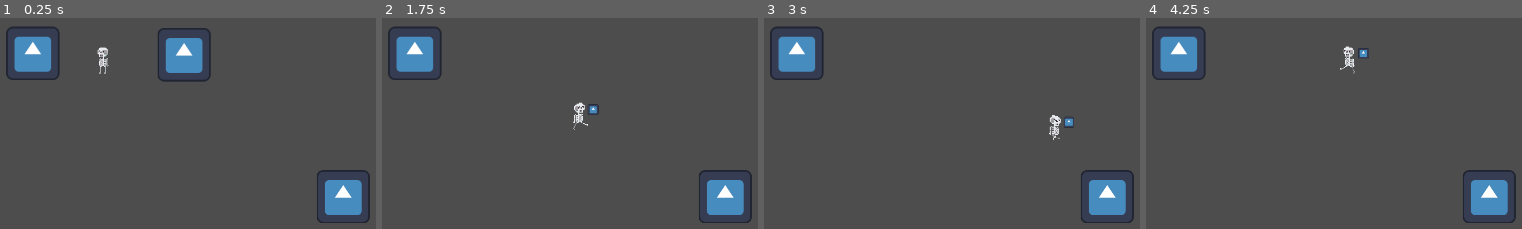
Above: before the commit, frames 1-4 (left to right).
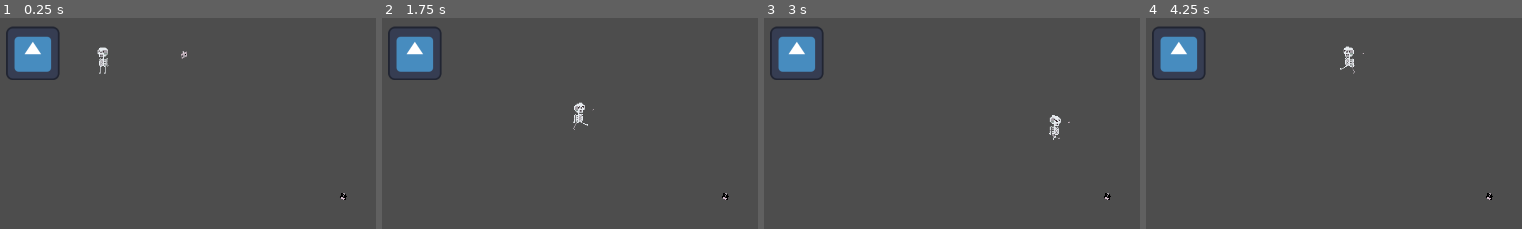
Above: after the commit, the same moments.

Repository: bruttosozial/FoundAndLost
Game: Godot game, scene res://Scenes/interaction_test.tscn
Two runs of this game, one before a commit and one after it. Both use one fixed random seed, a clock stepped at 60 frames per second and the inputs below. This scene is started directly instead of the project's main scene. The engine's default icon, where the game draws it, is replaced by a stand-in: a white triangle on a blue panel in a dark square.
Inputs:
- Up to frame 1 (0.25 s): no input
- Up to frame 2 (1.75 s): tap Enter at 0.5 s; hold D (right) 0.53-1.28 s; tap E (interact) at 0.6, 1.35 s; hold S (down) from 1.28 s (still down)
- Up to frame 3 (3 s): release S (down) at 2.03 s; hold D (right) 2.03-2.78 s; tap E (interact) at 2.1, 2.85 s; hold W (up) from 2.78 s (still down)
- Up to frame 4 (4.25 s): tap Space at 3.5 s; release W (up) at 3.53 s; hold Left (left) from 3.53 s (still down); tap E (interact) at 3.6 s; tap L (debug_switchscene) at 4.15 s

The runs differ from the first frame. In frame 1, 4.2% of the frame differs, in the area x 42-99%, y 4-98%; in frame 2, 2.1%; in frame 3, 2.1%; in frame 4, 2.1%.

Commit message:
Manual destroy
Also added item icons, they're tiny but i'm waiting to merge with noel's stuff to adjust scaling for stuff

Diff:
--- a/Data/Items/cartridge_item.tres
+++ b/Data/Items/cartridge_item.tres
@@ -1,12 +1,12 @@
 [gd_resource type="Resource" script_class="ItemResource" format=3 uid="uid://t5d7bud32jbp"]
 
 [ext_resource type="Script" uid="uid://gag8l24f5upt" path="res://Scripts/Interaction System/item_resource.gd" id="1_m2grb"]
-[ext_resource type="Texture2D" uid="uid://cbssrmergedy8" path="res://Assets/icon.svg" id="2_q8ogj"]
+[ext_resource type="Texture2D" uid="uid://doh5ou60si2a0" path="res://Assets/Items/ProjectorViewCartridge.png" id="1_q8ogj"]
 
 [resource]
 script = ExtResource("1_m2grb")
 name = "Cartridge"
-texture = ExtResource("2_q8ogj")
-broken_texture = ExtResource("2_q8ogj")
+texture = ExtResource("1_q8ogj")
+broken_texture = ExtResource("1_q8ogj")
 type = 2
 metadata/_custom_type_script = "uid://gag8l24f5upt"
--- a/Data/Items/cassette_item.tres
+++ b/Data/Items/cassette_item.tres
@@ -1,12 +1,12 @@
 [gd_resource type="Resource" script_class="ItemResource" format=3 uid="uid://dd83h02c8trhs"]
 
+[ext_resource type="Texture2D" uid="uid://cwdie4xchlk2" path="res://Assets/Items/ComputerViewCassete.png" id="1_6q6iy"]
 [ext_resource type="Script" uid="uid://gag8l24f5upt" path="res://Scripts/Interaction System/item_resource.gd" id="1_aai0n"]
-[ext_resource type="Texture2D" uid="uid://cbssrmergedy8" path="res://Assets/icon.svg" id="2_6q6iy"]
 
 [resource]
 script = ExtResource("1_aai0n")
 name = "Cassette"
-texture = ExtResource("2_6q6iy")
-broken_texture = ExtResource("2_6q6iy")
+texture = ExtResource("1_6q6iy")
+broken_texture = ExtResource("1_6q6iy")
 type = 0
 metadata/_custom_type_script = "uid://gag8l24f5upt"
--- a/Data/Items/film_reel_item.tres
+++ b/Data/Items/film_reel_item.tres
@@ -1,12 +1,12 @@
 [gd_resource type="Resource" script_class="ItemResource" format=3 uid="uid://dyvrvxreyy4mp"]
 
 [ext_resource type="Script" uid="uid://gag8l24f5upt" path="res://Scripts/Interaction System/item_resource.gd" id="1_o3bs7"]
-[ext_resource type="Texture2D" uid="uid://cbssrmergedy8" path="res://Assets/icon.svg" id="2_y0l4b"]
+[ext_resource type="Texture2D" uid="uid://dr3m0s0yh42ny" path="res://Assets/Items/BoomBoxViewFilmRoll.png" id="1_y0l4b"]
 
 [resource]
 script = ExtResource("1_o3bs7")
 name = "Film Reel"
-texture = ExtResource("2_y0l4b")
-broken_texture = ExtResource("2_y0l4b")
+texture = ExtResource("1_y0l4b")
+broken_texture = ExtResource("1_y0l4b")
 type = 3
 metadata/_custom_type_script = "uid://gag8l24f5upt"
--- a/Data/Items/floppy_disk_item.tres
+++ b/Data/Items/floppy_disk_item.tres
@@ -1,12 +1,12 @@
 [gd_resource type="Resource" script_class="ItemResource" format=3 uid="uid://dn4osqfp0ctc7"]
 
+[ext_resource type="Texture2D" uid="uid://cbkyyro8ogj4w" path="res://Assets/Items/BoomBoxViewFloppyDisc.png" id="1_33jhy"]
 [ext_resource type="Script" uid="uid://gag8l24f5upt" path="res://Scripts/Interaction System/item_resource.gd" id="1_sn3cn"]
-[ext_resource type="Texture2D" uid="uid://cbssrmergedy8" path="res://Assets/icon.svg" id="2_33jhy"]
 
 [resource]
 script = ExtResource("1_sn3cn")
 name = "Floppy Disk"
-texture = ExtResource("2_33jhy")
-broken_texture = ExtResource("2_33jhy")
+texture = ExtResource("1_33jhy")
+broken_texture = ExtResource("1_33jhy")
 type = 1
 metadata/_custom_type_script = "uid://gag8l24f5upt"
--- a/Scenes/Skelly.tscn
+++ b/Scenes/Skelly.tscn
@@ -66,8 +66,23 @@
 }, {
 "duration": 1.0,
 "texture": SubResource("AtlasTexture_68jnm")
+}, {
+"duration": 1.0,
+"texture": SubResource("AtlasTexture_hhh4n")
+}, {
+"duration": 1.0,
+"texture": SubResource("AtlasTexture_qu1li")
+}, {
+"duration": 1.0,
+"texture": SubResource("AtlasTexture_xd5bp")
+}, {
+"duration": 1.0,
+"texture": SubResource("AtlasTexture_68jnm")
+}, {
+"duration": 1.0,
+"texture": SubResource("AtlasTexture_hhh4n")
 }],
-"loop": 1,
+"loop": 0,
 "name": &"destroy",
 "speed": 5.0
 }, {
@@ -177,4 +192,5 @@
 scale = Vector2(1.96875, 1.96875)
 sprite_frames = SubResource("SpriteFrames_r5iys")
 animation = &"destroy"
-frame_progress = 0.21531177
+frame = 8
+frame_progress = 1.0
--- a/Scenes/item.tscn
+++ b/Scenes/item.tscn
@@ -10,6 +10,7 @@
 script = ExtResource("1_u06aw")
 
 [node name="Sprite2D" type="Sprite2D" parent="." unique_id=1042199959]
+texture_filter = 1
 texture = ExtResource("3_tnst4")
 
 [node name="CollisionShape2D" type="CollisionShape2D" parent="." unique_id=1290531663]
--- a/Scripts/Interaction System/interact_item.gd
+++ b/Scripts/Interaction System/interact_item.gd
@@ -1,5 +1,7 @@
 extends IInteractable
 class_name InteractItem
+
+@onready var sprite : Sprite2D = $Sprite2D
 
 @export var item_res : ItemResource
 @export var player : PlayerController
@@ -10,6 +12,7 @@
 # Called when the node enters the scene tree for the first time.
 func _ready() -> void:
 	interaction_text = "Pick up " + item_res.name
+	sprite.texture = item_res.texture
 
 # Called every frame. 'delta' is the elapsed time since the previous frame.
 func _process(delta: float) -> void:
--- a/Scripts/Interaction System/interact_station.gd
+++ b/Scripts/Interaction System/interact_station.gd
@@ -22,7 +22,7 @@
 		return
 	if(player.current_item):
 		if(player.current_item.type == station_res.type):
-			player.remove_item()
+			player.hide_item()
 			open_detail_window()
 		else:
 			player.show_feedback_help(incorrect_item_text)
@@ -41,8 +41,4 @@
 	instance.closed.connect(close_detail_window)
 
 func close_detail_window():
-	#TODO add destroying of media
-	player.destroy_item()
-
-	interacting = false
-	player.resume_player()
+	player.on_detail_view_closed()
--- a/Scripts/skelly.gd
+++ b/Scripts/skelly.gd
@@ -15,21 +15,25 @@
 
 func _physics_process(delta: float) -> void:
 	var direction := Input.get_vector("left", "right", "up", "down")
-	if direction != Vector2.ZERO:
-		velocity = direction * speed
-		if direction == Vector2.UP:
-			animated_sprite.play("run")
-		if direction == Vector2.DOWN:
-			animated_sprite.play("run")
-		if direction == Vector2.LEFT:
-			animated_sprite.flip_h = false
-			animated_sprite.play("run")
-		if direction == Vector2.RIGHT:
-			animated_sprite.flip_h = true
-			animated_sprite.play("run")
-	elif !paused:
-		velocity = Vector2.ZERO
-		animated_sprite.play("idle")
+	if paused:
+		if Input.is_action_just_released("interact"):
+			destroy_item()
+	else:
+		if direction != Vector2.ZERO:
+			velocity = direction * speed
+			if direction == Vector2.UP:
+				animated_sprite.play("run")
+			if direction == Vector2.DOWN:
+				animated_sprite.play("run")
+			if direction == Vector2.LEFT:
+				animated_sprite.flip_h = false
+				animated_sprite.play("run")
+			if direction == Vector2.RIGHT:
+				animated_sprite.flip_h = true
+				animated_sprite.play("run")
+		else:
+			velocity = Vector2.ZERO
+			animated_sprite.play("idle")
 
 	move_and_slide()
 
@@ -39,13 +43,18 @@
 	broken_item_sprite.texture = item.broken_texture
 	item_sprite.visible = true
 
+func hide_item():
+	item_sprite.visible = false
+
 func remove_item():
 	current_item = null
 	item_sprite.texture = null
 	item_sprite.visible = false
+	broken_item_sprite = null
+	broken_item_sprite = false
 
 func show_interaction_help(text: String):
-	interaction_label.text = "E to " + text
+	interaction_label.text = "[E] to " + text
 	interaction_help.visible = true
 
 func hide_interaction_help():
@@ -65,24 +74,34 @@
 	feedback_help.visible = false
 
 func pause_player():
-	set_physics_process(false)
+	#set_physics_process(false)
 	animated_sprite.stop()
 
 func resume_player():
-	set_physics_process(true)
+	pass
+	#set_physics_process(true)
 
 func destroy_item():
-	paused = true
+	hide_interaction_help()
+
+	item_sprite.visible = true
+
 	play_destroy_animation()
+	await animated_sprite.animation_finished
 
+	item_sprite.visible = false
 	broken_item_sprite.visible = true
 
 	await get_tree().create_timer(1.0).timeout
 
 	broken_item_sprite.visible = false
 	broken_item_sprite.texture = null
+	remove_item()
 	paused = false
 
 func play_destroy_animation():
+	animated_sprite.play("destroy")
 
-	animated_sprite.play("destroy")
+func on_detail_view_closed():
+	paused = true
+	show_interaction_help("Destroy")
Binary file added: Assets/Items/BoomBoxViewFilmRoll.png
Not shown, added: Assets/Items/BoomBoxViewFilmRoll.png.import
Binary file added: Assets/Items/BoomBoxViewFloppyDisc.png
Not shown, added: Assets/Items/BoomBoxViewFloppyDisc.png.import
Binary file added: Assets/Items/ComputerViewCassete.png
Not shown, added: Assets/Items/ComputerViewCassete.png.import
Binary file added: Assets/Items/ConsoleViewFilmRoll.png
Not shown, added: Assets/Items/ConsoleViewFilmRoll.png.import
Binary file added: Assets/Items/ProjectorViewCartridge.png
Not shown, added: Assets/Items/ProjectorViewCartridge.png.import
